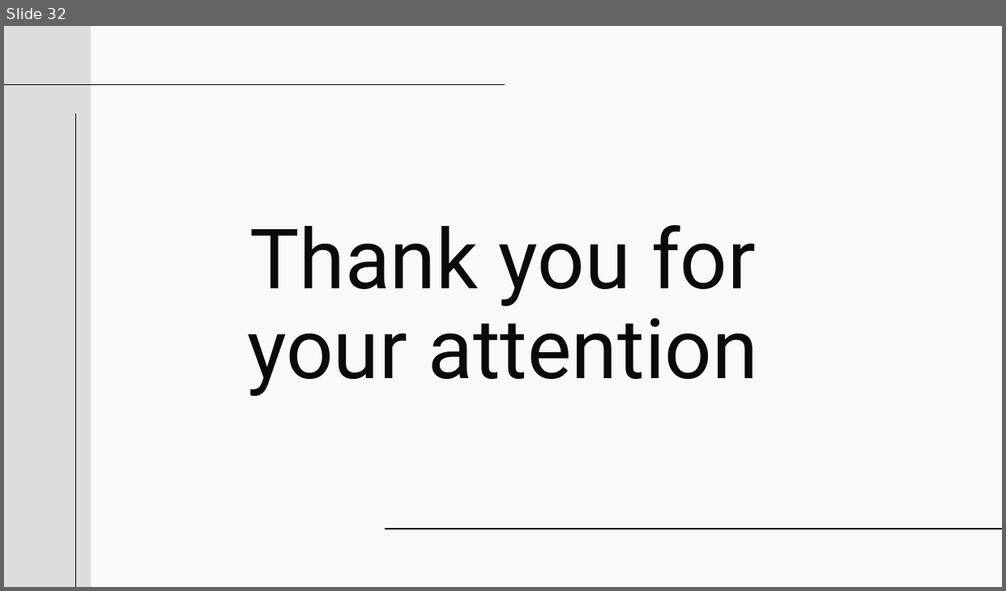
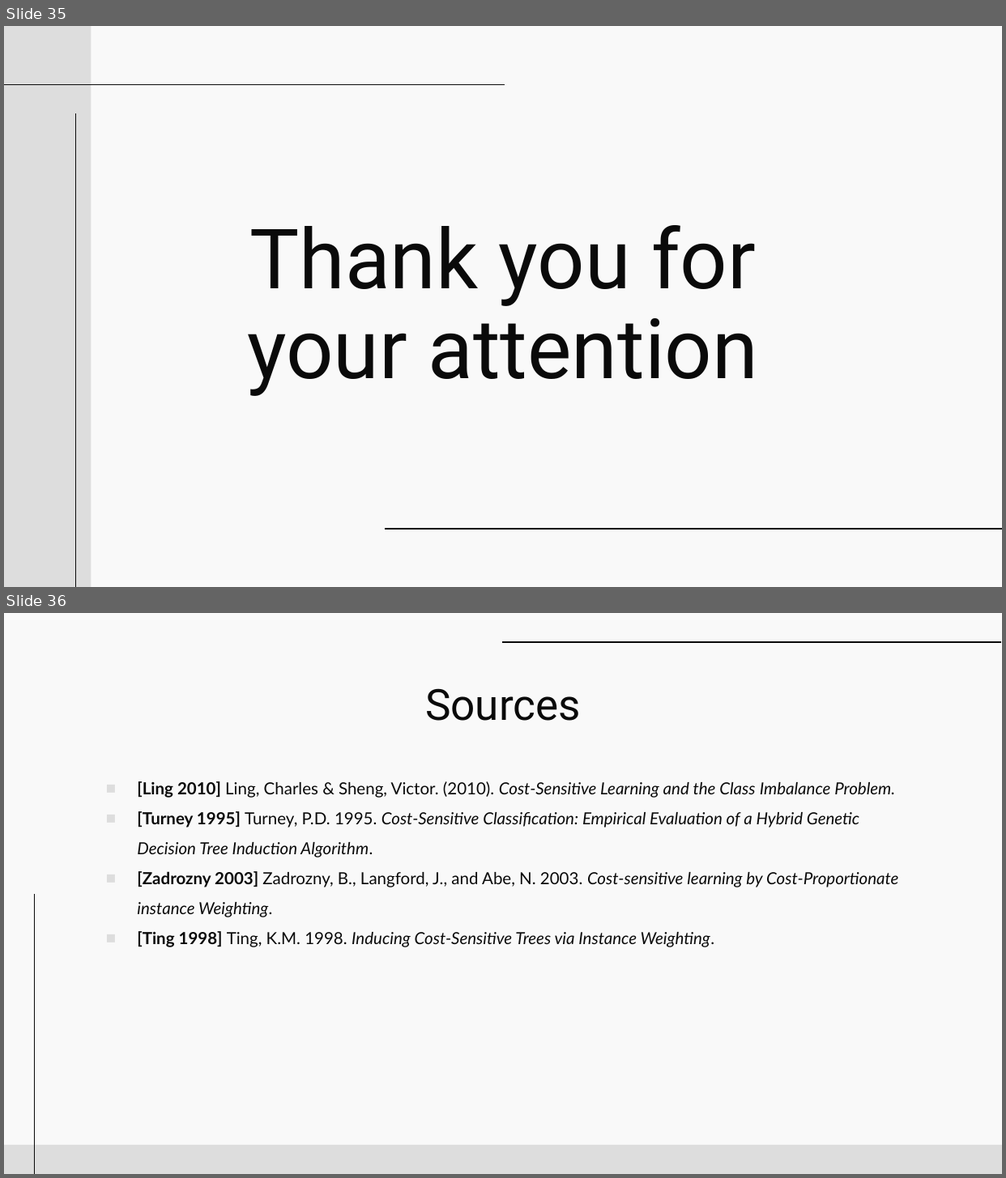
Before and after one commit to KasiaMacioszek/DataMining, a slide deck: presentation/pres.pptx. Shown one above the other, each under a label of ours: slide 32 before the commit, slides 35 and 36 after it. The pictures are 1006x591 and 1006x1178 pixels, drawn with LibreOffice and Linux fonts; fonts in the diff are those of the drawing. Boxes give left, top, right and bottom in pixels: in the first picture for what was removed or moved away, otherwise in the second. Text is boxed around its words. In the diff, an @@ line names an element or a change of style, - is before the commit and + after.

Commit message:
finished

```diff
--- a/presentation/pres.pptx
+++ b/presentation/pres.pptx
@@ slide 36 added at [4, 613, 1002, 1174], background #F9F9F9 @@
@@ line added from (502, 642) to (1001, 642), #0A0A0A 0.75 pt @@
@@ title added at [425, 688, 581, 721], 31 pt, text #0A0A0A @@
+Sources
@@ text added at [137, 781, 898, 948], 12 pt, text #0A0A0A, italic @@
+■ [Ling 2010] Ling, Charles & Sheng, Victor. (2010). Cost-Sensitive Learning and the Class Imbalance Problem.
+■ [Turney 1995] Turney, P.D. 1995. Cost-Sensitive Classification: Empirical Evaluation of a Hybrid Genetic Decision Tree Induction Algorithm.
+■ [Zadrozny 2003] Zadrozny, B., Langford, J., and Abe, N. 2003. Cost-sensitive learning by Cost-Proportionate instance Weighting.
+■ [Ting 1998] Ting, K.M. 1998. Inducing Cost-Sensitive Trees via Instance Weighting.
@@ line added from (34, 1174) to (34, 893), #0A0A0A 0.75 pt @@
@@ rectangle added at [4, 1145, 1002, 1174], fill #DDDDDD @@
@@ what was slide 32 is now slide 35 @@
```
Also in this commit, not shown: 1 slide changed, 3 other slides added.
